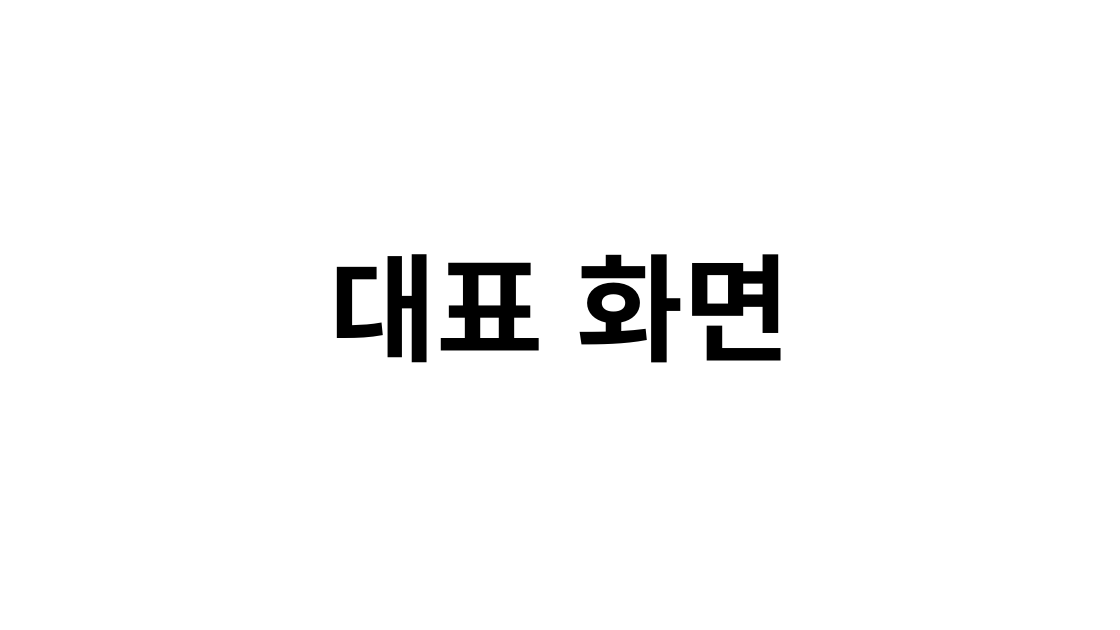
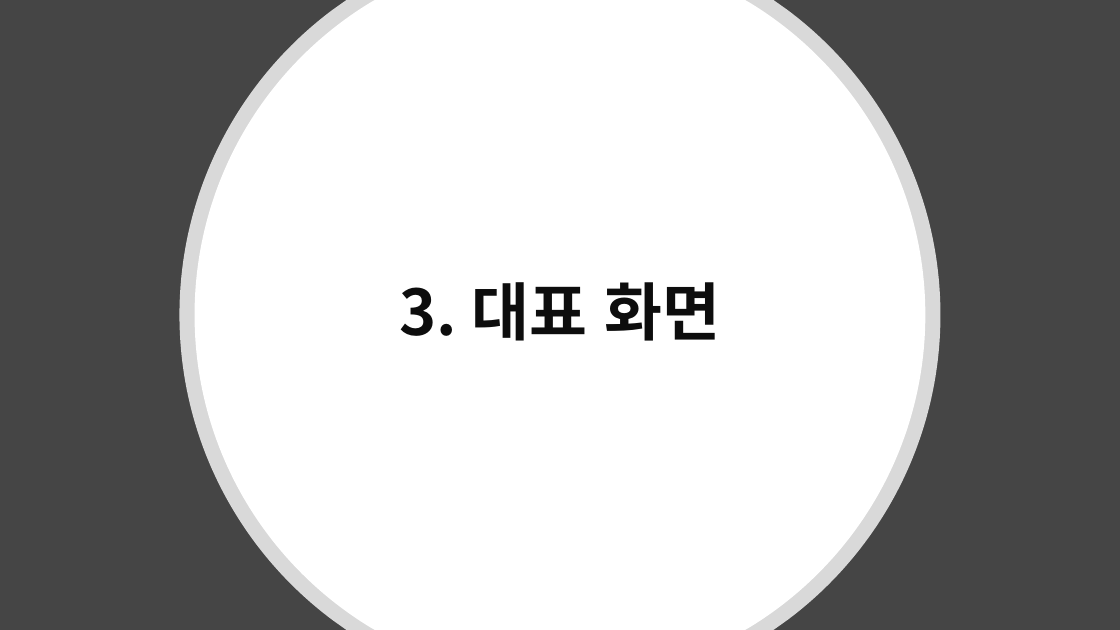
Before and after one commit to blackfourteen2014/Project-System-Process, a slide deck: slide 21 of 업무관리시스템 최종본(색 수정 및 ERD 추가).pptx. Drawn at 1120x630 pixels with LibreOffice and Linux fonts; fonts in the diff are those of the drawing. Boxes give left, top, right and bottom in pixels: in the first picture for what was removed or moved away, otherwise in the second. Text is boxed around its words. In the diff, an @@ line names an element or a change of style, - is before the commit and + after.

```diff
--- a/업무관리시스템 최종본(색 수정 및 ERD 추가).pptx
+++ b/업무관리시스템 최종본(색 수정 및 ERD 추가).pptx
@@ background #FFFFFF to #454545 @@
@@ freeform shape added at (x1=180, y1=0, x2=941, y2=630), fill #FFFFFF at 80% opacity @@
@@ freeform shape added at (x1=195, y1=0, x2=926, y2=630), fill #FFFFFF @@
@@ title at (x1=399, y1=282, x2=721, y2=341): text changed; size 100 to 54 pt; text colour #000000 to #0D0D0D @@
-대표 화면
+3. 대표 화면
```
Also in this commit, not shown: 6 other slides changed, 2 slides added, 2 slides removed.
